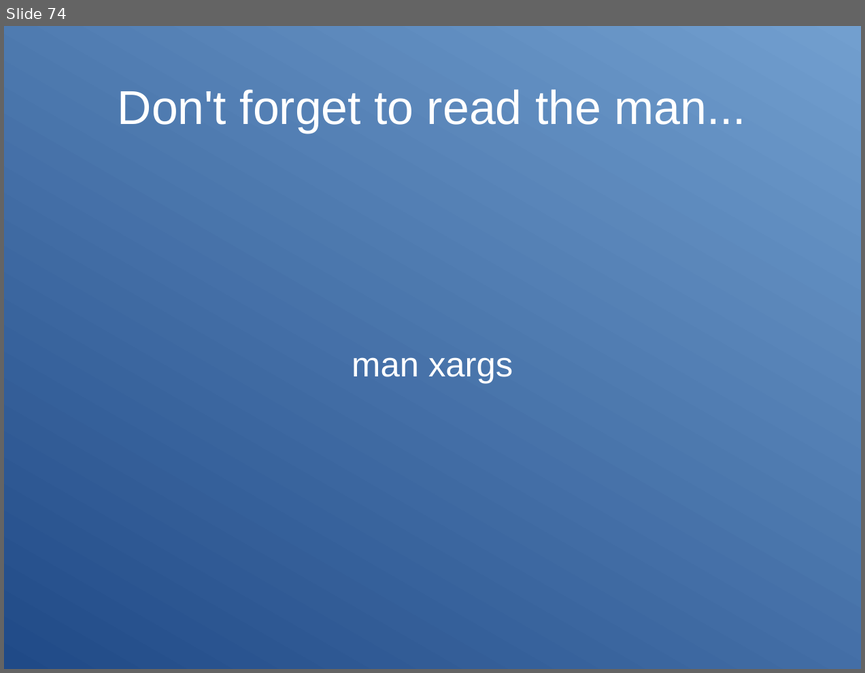
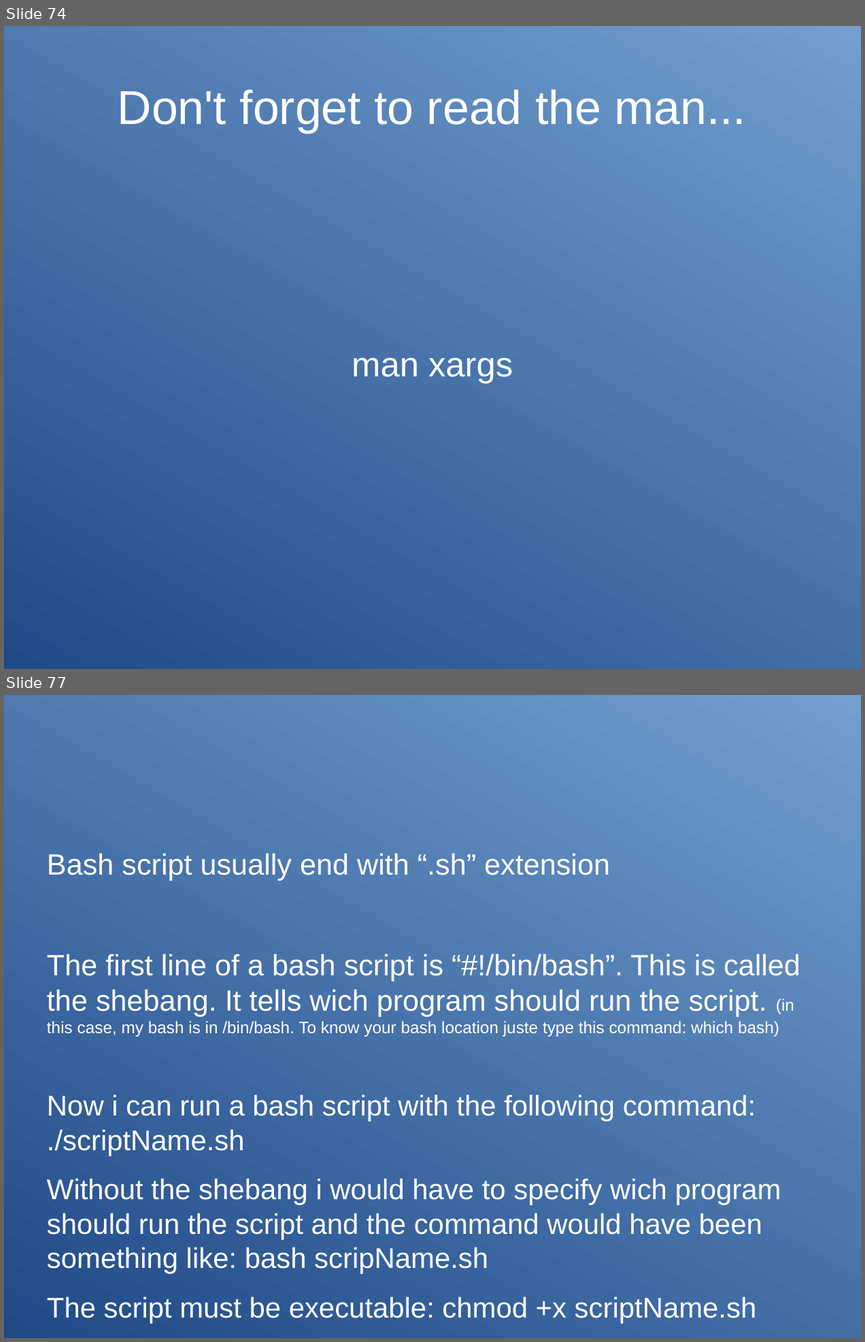
Before and after one commit to Clibre/An-introduction-to-bash, a slide deck: presentation.odp. Shown one above the other, each under a label of ours: slide 74 before the commit, slides 74 and 77 after it; the slides between them are not shown. The pictures are 865x673 and 865x1342 pixels, drawn with LibreOffice and Linux fonts; fonts in the diff are those of the drawing. Boxes give left, top, right and bottom in pixels: in the first picture for what was removed or moved away, otherwise in the second. Text is boxed around its words. In the diff, an @@ line names an element or a change of style, - is before the commit and + after.

Commit message:
debut sur le bash scripting: 3 premiere parties des variables

```diff
--- a/presentation.odp
+++ b/presentation.odp
@@ slide 77 added at (x1=4, y1=695, x2=861, y2=1338), background gradient #204A87 to #729FCF @@
@@ text added at (x1=47, y1=853, x2=800, y2=1323), 26.4 pt, text #FFFFFF @@
+Bash script usually end with “.sh” extension
+The first line of a bash script is “#!/bin/bash”. This is called the shebang. It tells wich program should run the script. (in this case, my bash is in /bin/bash. To know your bash location juste type this command: which bash)
+Now i can run a bash script with the following command: ./scriptName.sh
+Without the shebang i would have to specify wich program should run the script and the command would have been something like: bash scripName.sh
+The script must be executable: chmod +x scriptName.sh
```
Also in this commit, not shown: 8 other slides added, 7 other files.
